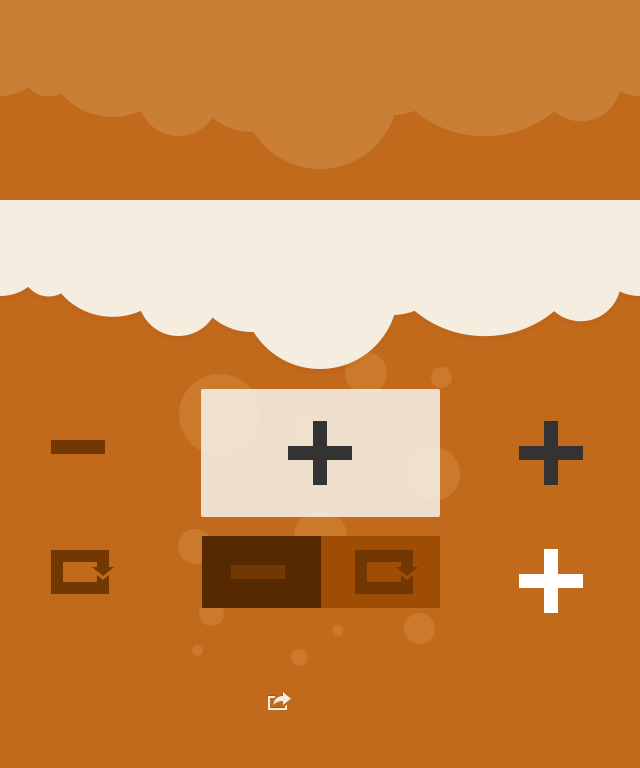
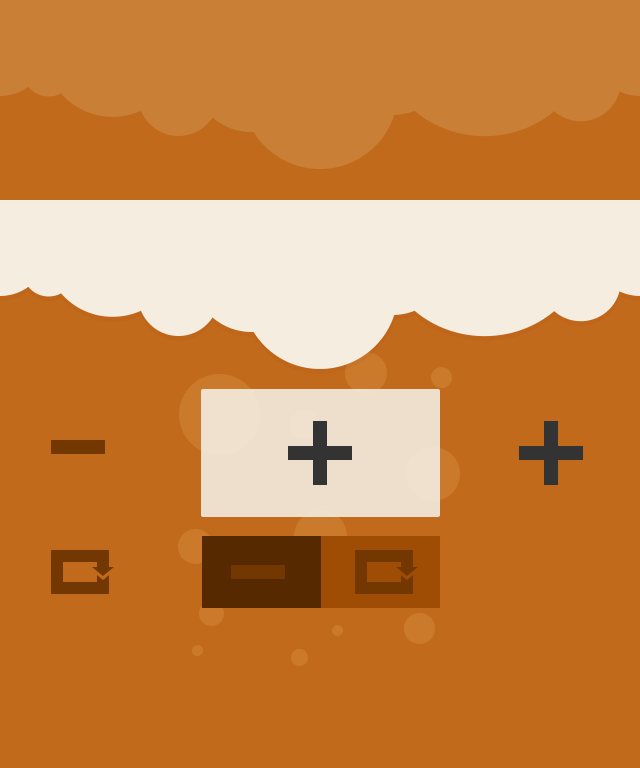
Two versions of the same layered image (w=640, h=768). Layer-by-layer changes:
removed layer "share button" over [268, 692, 291, 710]
removed layer "Rectangle 2" (2nd of 7, in "add") from group "add" over [519, 549, 583, 613]
